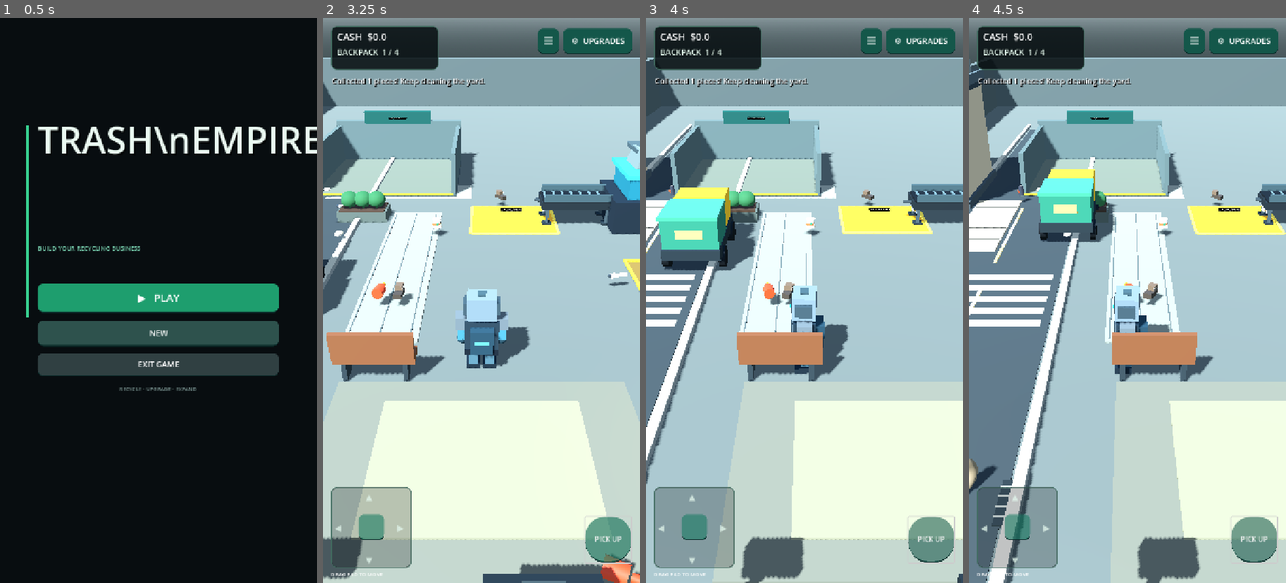
Above: before the commit, frames 1-4 (left to right).
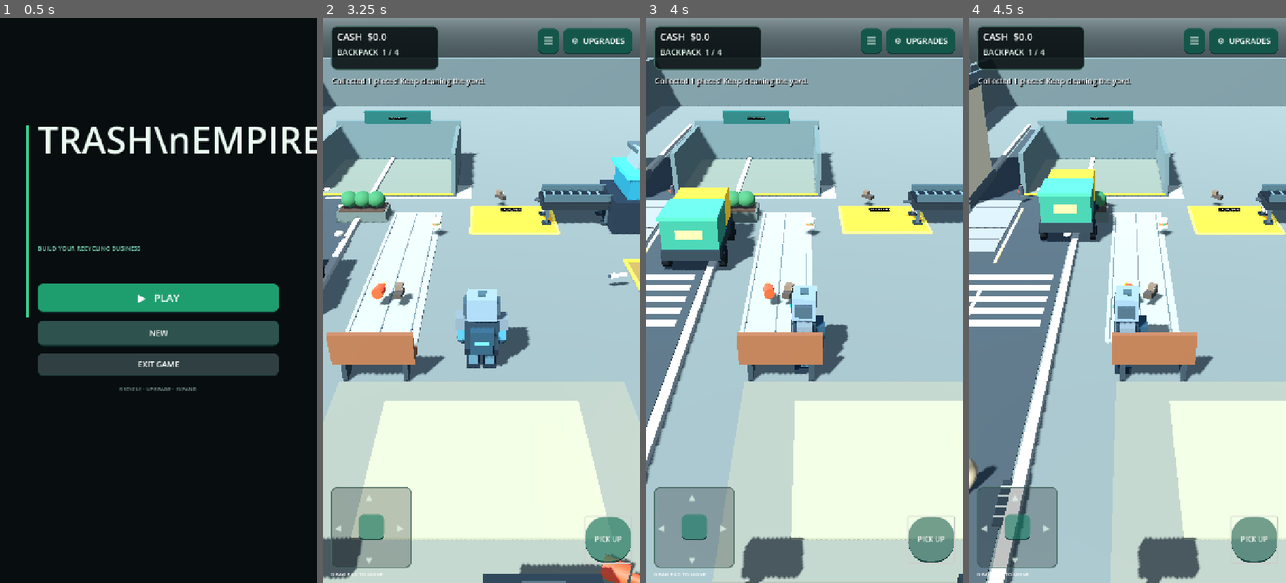
Above: after the commit, the same moments.

Repository: zekainstabot/trash-empire
Game: Godot game, scene res://Scenes/Main.tscn
Two runs of this game, one before a commit and one after it. Both use one fixed random seed, a clock stepped at 60 frames per second and the inputs below.
Inputs (mouse positions are in pixels of both pictures, inside the frame that each line leads up to):
- Up to frame 1 (0.5 s): no input
- Up to frame 2 (3.25 s): click "▶ PLAY" at 0.5 s; move the mouse to (465, 413) at 1.27 s; hold W (move_forward) 1.28-2 s; click (465, 413) at 1.42 s; drag from (576, 385) to (465, 413) at 2.02 s; click "PICK UP" at 2.75 s
- Up to frame 3 (4 s): move the mouse to (709, 215) at 3.52 s; hold A (move_left) from 3.53 s (still down)
- Up to frame 4 (4.5 s): release A (move_left) at 4.25 s; drag from (1143, 300) to (1032, 215) at 4.27 s

Frame 1 is identical in both runs. In frame 2, 0.1% of the frame differs, in the area x 0-23%, y 24-47%; in frame 3, 0.4%; in frame 4, 1.2%, in the area x 0-40%, y 19-100%.

Commit message:
Make street and apartment details more realistic

Diff:
--- a/Scripts/main.gd
+++ b/Scripts/main.gd
@@ -366,29 +366,32 @@
 	# More realistic street treatment: curbs, lane markings, drains and manholes.
 	for x in [-10.72, -5.28]:
 		_box("RoadRaisedCurb", Vector3(x, 0.10, 1.0), Vector3(0.22, 0.20, 54.0), Color(0.48, 0.50, 0.48), true)
-		_box("RoadCurbHighlight", Vector3(x, 0.205, 1.0), Vector3(0.24, 0.025, 54.0), Color(0.68, 0.69, 0.64), false)
+		_box("RoadCurbHighlight", Vector3(x, 0.205, 1.0), Vector3(0.24, 0.025, 54.0), Color(0.55, 0.57, 0.55), false)
 	for z in range(-23, 27, 6):
-		_box("RoadCenterDash", Vector3(-8.0, 0.035, float(z)), Vector3(0.13, 0.025, 2.8), Color(0.92, 0.83, 0.52), false)
+		_box("RoadCenterDash", Vector3(-8.0, 0.035, float(z)), Vector3(0.13, 0.025, 2.8), Color(0.72, 0.73, 0.69), false)
 	for z in [-17.0, 8.0, 23.0]:
 		_cylinder("RoadManhole", Vector3(-9.65, 0.045, z), 0.38, 0.045, Color(0.20, 0.23, 0.23), false)
 		_cylinder("RoadManholeInset", Vector3(-9.65, 0.071, z), 0.27, 0.012, Color(0.31, 0.34, 0.33), false)
 		_box("RoadDrain", Vector3(-5.48, 0.055, z), Vector3(0.30, 0.035, 1.0), Color(0.12, 0.15, 0.15), false)
 		for slot in range(4):
 			_box("RoadDrainSlot", Vector3(-5.48, 0.078, z - 0.34 + float(slot) * 0.22), Vector3(0.34, 0.012, 0.045), Color(0.48, 0.51, 0.49), false)
-	# Residential details: flower boxes, roof vents and a small front garden.
+	# Restrained architectural and utility details; avoid toy-like bright decoration.
 	var home_center := Vector3(-12.8, 0.0, -10.4)
 	for floor in range(3):
 		var window_y := 0.95 + float(floor) * 1.42
 		for window_x in [-1.35, 0.0, 1.35]:
-			_box("ApartmentFlowerBox", home_center + Vector3(window_x, window_y - 0.52, 2.78), Vector3(0.72, 0.16, 0.24), Color(0.30, 0.19, 0.12), false)
-			for flower_x in [-0.20, 0.0, 0.20]:
-				_cylinder("ApartmentFlower", home_center + Vector3(window_x + flower_x, window_y - 0.39, 2.82), 0.055, 0.10, [Color(0.82, 0.30, 0.25), Color(0.94, 0.70, 0.22), Color(0.88, 0.82, 0.62)][int(absf(flower_x) * 10.0) % 3], false)
+			_box("ApartmentConcreteSill", home_center + Vector3(window_x, window_y - 0.49, 2.70), Vector3(0.88, 0.10, 0.18), Color(0.48, 0.49, 0.46), false)
+			_box("ApartmentFacadeExpansionJoint", home_center + Vector3(window_x + 0.55, window_y + 0.48, 2.56), Vector3(0.035, 0.92, 0.035), Color(0.52, 0.50, 0.45), false)
 	for vent_x in [-0.72, 0.0, 0.72]:
-		_box("ApartmentRoofVent", home_center + Vector3(vent_x, 5.38, 0.75), Vector3(0.34, 0.34, 0.34), Color(0.34, 0.39, 0.39), false)
-		_box("ApartmentRoofVentCap", home_center + Vector3(vent_x, 5.57, 0.75), Vector3(0.46, 0.08, 0.44), Color(0.20, 0.25, 0.26), false)
-	_box("HouseGardenPath", Vector3(-9.2, 0.045, -6.0), Vector3(2.0, 0.08, 5.8), Color(0.58, 0.55, 0.46), false)
+		_cylinder("ApartmentRoofExhaust", home_center + Vector3(vent_x, 5.48, 0.75), 0.13, 0.62, Color(0.31, 0.34, 0.34), false)
+		_cylinder("ApartmentRoofExhaustCap", home_center + Vector3(vent_x, 5.80, 0.75), 0.19, 0.08, Color(0.20, 0.23, 0.23), false)
+	_box("HouseGardenPath", Vector3(-9.2, 0.045, -6.0), Vector3(2.0, 0.08, 5.8), Color(0.43, 0.44, 0.42), false)
 	for z in [-7.8, -6.6, -5.4, -4.2]:
-		_box("GardenPathJoint", Vector3(-9.2, 0.09, z), Vector3(1.9, 0.018, 0.045), Color(0.35, 0.34, 0.30), false)
+		_box("GardenPathJoint", Vector3(-9.2, 0.09, z), Vector3(1.9, 0.018, 0.045), Color(0.30, 0.31, 0.30), false)
+	# Utility cabinet and a discreet service conduit beside the apartment.
+	_box("StreetUtilityCabinet", Vector3(-15.25, 0.72, -6.2), Vector3(0.72, 1.35, 0.62), Color(0.34, 0.38, 0.37), true)
+	_box("StreetUtilityCabinetDoor", Vector3(-14.87, 0.72, -6.2), Vector3(0.035, 1.12, 0.48), Color(0.24, 0.28, 0.28), false)
+	_box("StreetUtilityWarningPlate", Vector3(-14.84, 0.92, -6.2), Vector3(0.025, 0.22, 0.25), Color(0.62, 0.53, 0.31), false)
 
 func _upgrade_factory() -> void:
 	if factory_stage >= 5:
